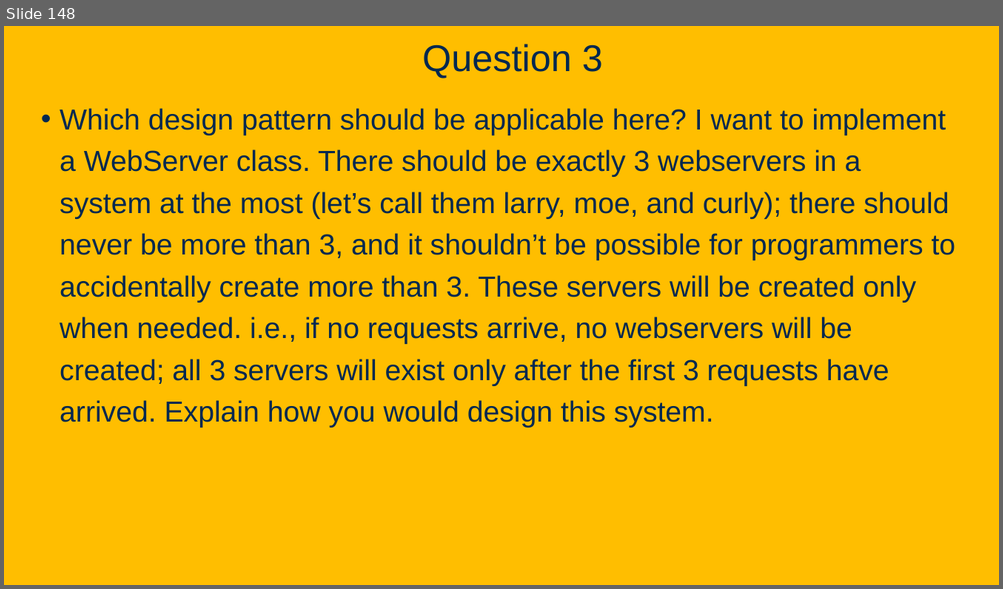
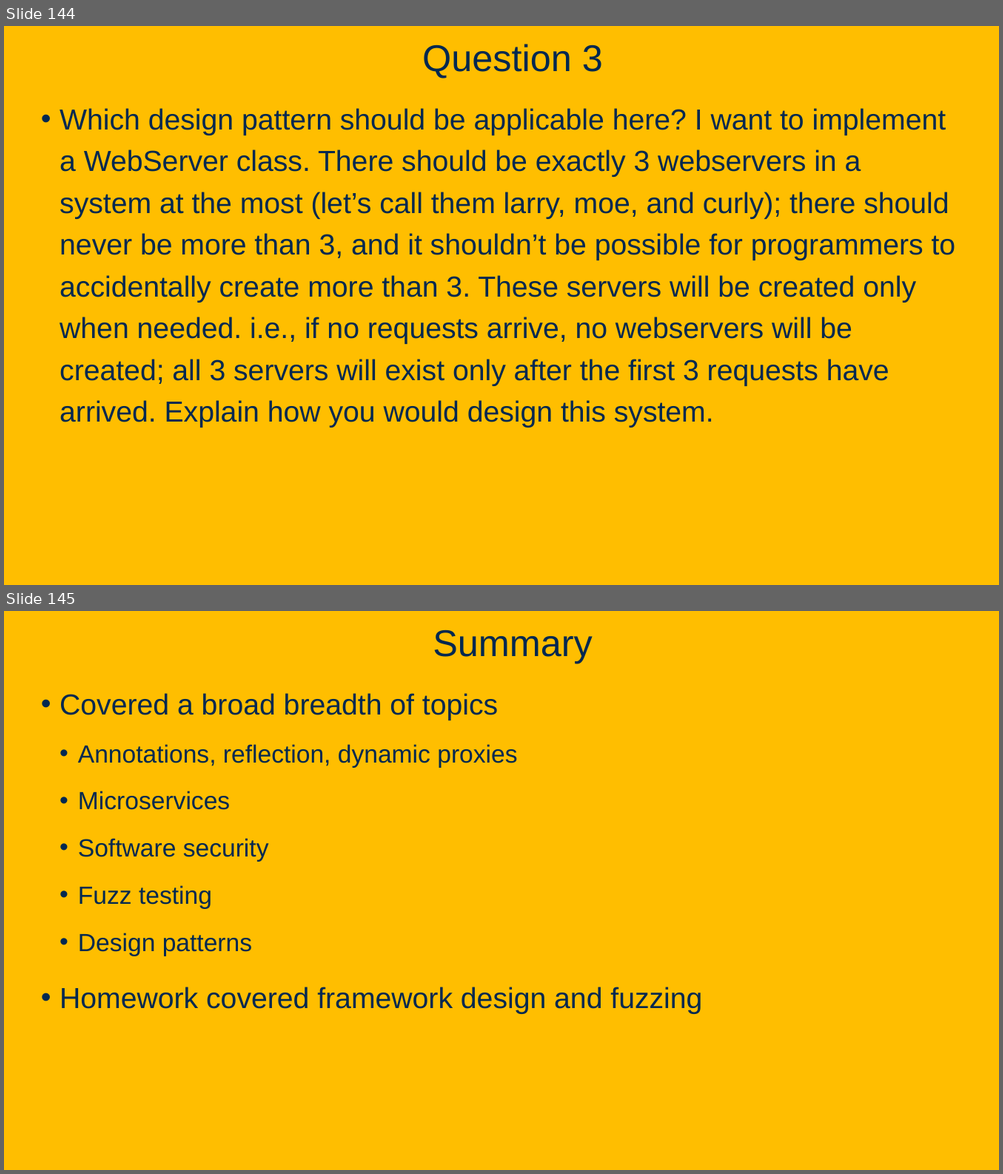
Before and after one commit to davsec-teaching/ecs160-f25, a slide deck: slides/8_design_patterns.pptx. Shown one above the other, each under a label of ours: slide 148 before the commit, slides 144 and 145 after it. The pictures are 1003x589 and 1003x1174 pixels, drawn with LibreOffice and Linux fonts; fonts in the diff are those of the drawing; background and template pictures are left out. Boxes give left, top, right and bottom in pixels: in the first picture for what was removed or moved away, otherwise in the second. Text is boxed around its words. In the diff, an @@ line names an element or a change of style, - is before the commit and + after.

```diff
--- a/slides/8_design_patterns.pptx
+++ b/slides/8_design_patterns.pptx
@@ slide 145 added at box(4, 611, 999, 1170), background picture (left out) @@
@@ title added at box(432, 629, 592, 664), 36 pt, text #022850 @@
+Summary
@@ text added at box(60, 693, 702, 1014), 24 pt, text #022850 @@
+• Covered a broad breadth of topics
+  • Annotations, reflection, dynamic proxies
+  • Microservices
+  • Software security
+  • Fuzz testing
+  • Design patterns
+• Homework covered framework design and fuzzing
@@ what was slide 148 is now slide 144 @@
```
Also in this commit, not shown: 4 slides changed, 1 other slide added, 4 slides removed.
